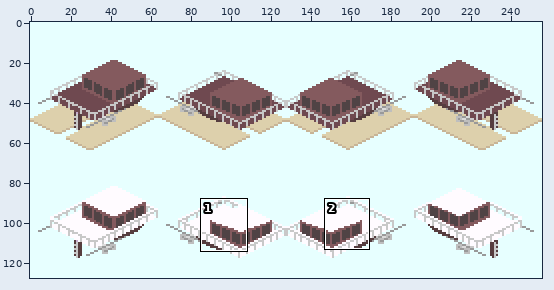
Sprite sheet, stored at making_file/station_bottom.png. The first picture is a wide view before the edit; the outline marks the close-up.
Close-up. Before the commit:
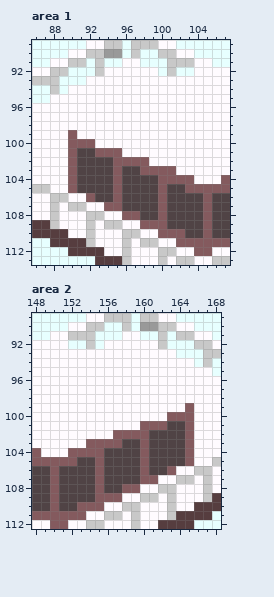
The file is 256x128 pixels. Shown: area 1: x 86..107, y 89..113; area 2: x 148..168, y 89..112. The commit also changed other parts of the picture, which this record leaves out.
Once edited:
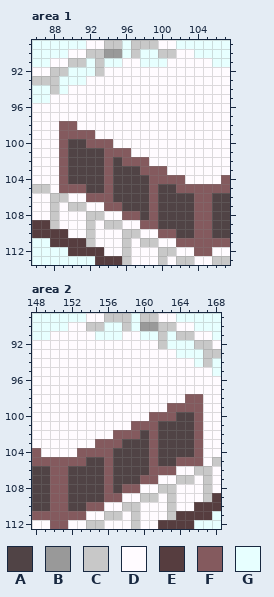
Palette (. is transparent): A #504345  B #999999  C #c8c8c8  D #fffbff  E #563d3f  F #845a5e  G #e7ffff
The edit:
Area 1:
Colour F becomes colour A in row 100 at x 90 to 91; in row 101 at x 90 and 93; in rows 102 to 104 at x 90 and 95; in rows 105 to 106 at x 95 and 100; in rows 107 to 109 at x 100; in row 110 at x 102.
Colour C becomes colour D in row 91 at x 101 to 103; in row 92 at x 101.
Colour F becomes colour D in row 103 at x 101; in row 104 at x 103.
Colour G becomes colour D in row 92 at x 100 and 102 to 103.
Colour A becomes colour F in rows 102 to 103 at x 94; in row 104 at x 94 and 99; in row 105 at x 91, 94, 99 and 102; in row 106 at x 93 to 94, 99 and 104; in rows 107 to 108 at x 99 and 104; in rows 109 to 110 at x 104.
Colour D becomes colour F in row 98 at x 89 to 90; in row 99 at x 89 and 91 to 92; in row 100 at x 89 and 93 to 94; in row 101 at x 89 and 96; in rows 102 to 105 at x 89.
Area 2:
Colour F becomes colour A in row 100 at x 164 to 165; in row 101 at x 162 and 165; in rows 102 to 104 at x 160 and 165; in rows 105 to 106 at x 155 and 160; in rows 107 to 109 at x 155; in row 110 at x 153.
Colour C becomes colour D in row 91 at x 152 to 154; in row 92 at x 154.
Colour F becomes colour D in row 103 at x 154; in row 104 at x 152.
Colour G becomes colour D in row 92 at x 152 to 153 and 155.
Colour A becomes colour F in rows 102 to 103 at x 161; in row 104 at x 156 and 161; in row 105 at x 153, 156, 161 and 164; in row 106 at x 151, 156 and 161 to 162; in rows 107 to 108 at x 151 and 156; in rows 109 to 110 at x 151.
Colour D becomes colour F in row 98 at x 165 to 166; in row 99 at x 163 to 164 and 166; in row 100 at x 161 to 162 and 166; in row 101 at x 159 and 166; in rows 102 to 105 at x 166.
